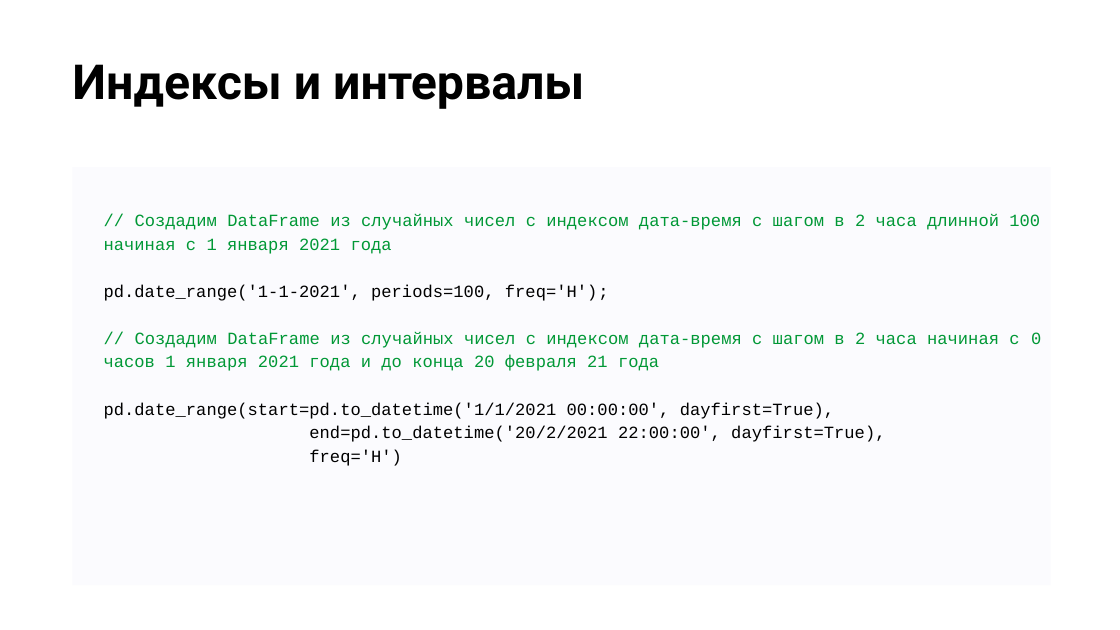
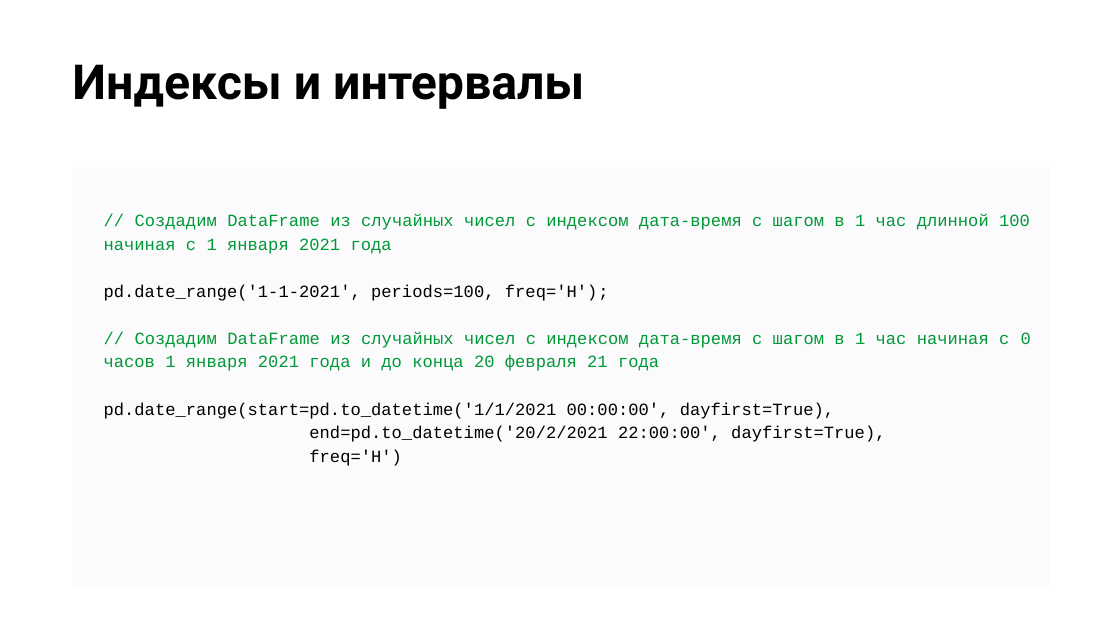
Before and after one commit to stureiko/Otus_lectures, a slide deck: slide 11 of Analytics/10 - Продвинутый Pandas/10 - Advanced Pandas.pptx. Drawn at 1120x630 pixels with LibreOffice and Linux fonts; fonts in the diff are those of the drawing; background and template pictures are left out. Boxes give left, top, right and bottom in pixels: in the first picture for what was removed or moved away, otherwise in the second. Text is boxed around its words. In the diff, an @@ line names an element or a change of style, - is before the commit and + after.

```diff
--- a/Analytics/10 - Продвинутый Pandas/10 - Advanced Pandas.pptx
+++ b/Analytics/10 - Продвинутый Pandas/10 - Advanced Pandas.pptx
@@ subtitle at [104,213,1030,254]: text changed @@
-// Создадим DataFrame из случайных чисел с индексом дата-время с шагом в 2 часа длинной 100 начиная с 1 января 2021 года
+// Создадим DataFrame из случайных чисел с индексом дата-время с шагом в 1 час длинной 100 начиная с 1 января 2021 года
@@ subtitle at [104,331,1031,371]: text changed @@
-// Создадим DataFrame из случайных чисел с индексом дата-время с шагом в 2 часа начиная с 0 часов 1 января 2021 года и до конца 20 февраля 21 года
+// Создадим DataFrame из случайных чисел с индексом дата-время с шагом в 1 час начиная с 0 часов 1 января 2021 года и до конца 20 февраля 21 года
```
Also in this commit, not shown: 3 other slides changed, 1 other file.
